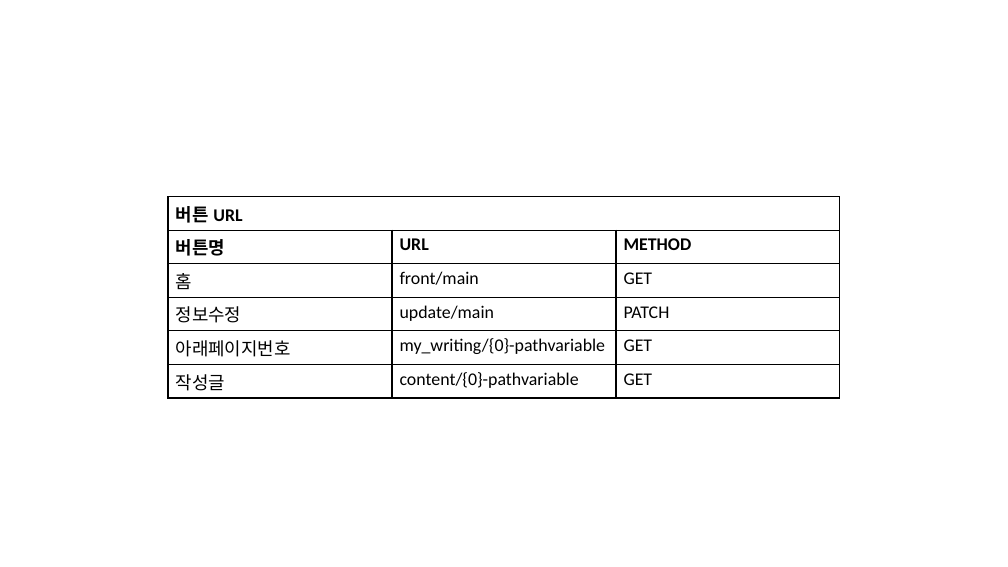
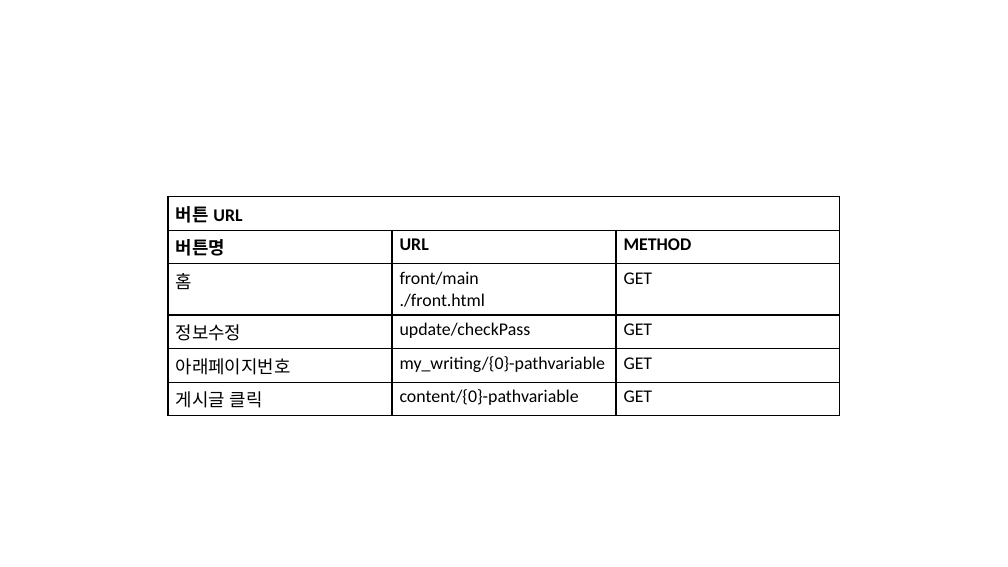
Before and after one commit to to-hworld/Library_Project, a slide deck: slide 24 of design/pageDesign.pptx (slide 23 before the commit). Drawn at 1008x567 pixels with LibreOffice and Linux fonts; fonts in the diff are those of the drawing. Boxes give left, top, right and bottom in pixels: in the first picture for what was removed or moved away, otherwise in the second. Text is boxed around its words. In the diff, an @@ line names an element or a change of style, - is before the commit and + after.

```diff
--- a/design/pageDesign.pptx
+++ b/design/pageDesign.pptx
@@ table at (168,197,839,412) @@
-row 3, column 2: front/main
+row 3, column 2: front/main / ./front.html
-row 4, column 2: update/main
+row 4, column 2: update/checkPass
-row 4, column 3: PATCH
+row 4, column 3: GET
-row 6, column 1: 작성글
+row 6, column 1: 게시글 클릭
```
Also in this commit, not shown: 22 other slides changed, 1 slide added, 6 other files.
